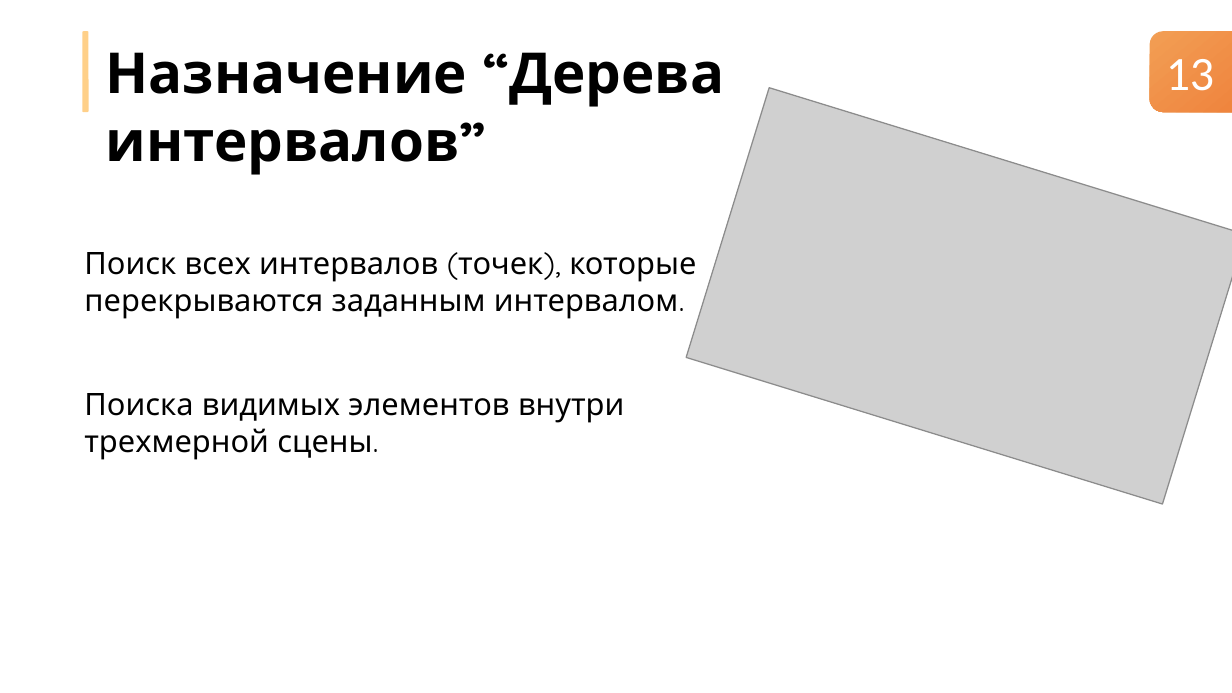
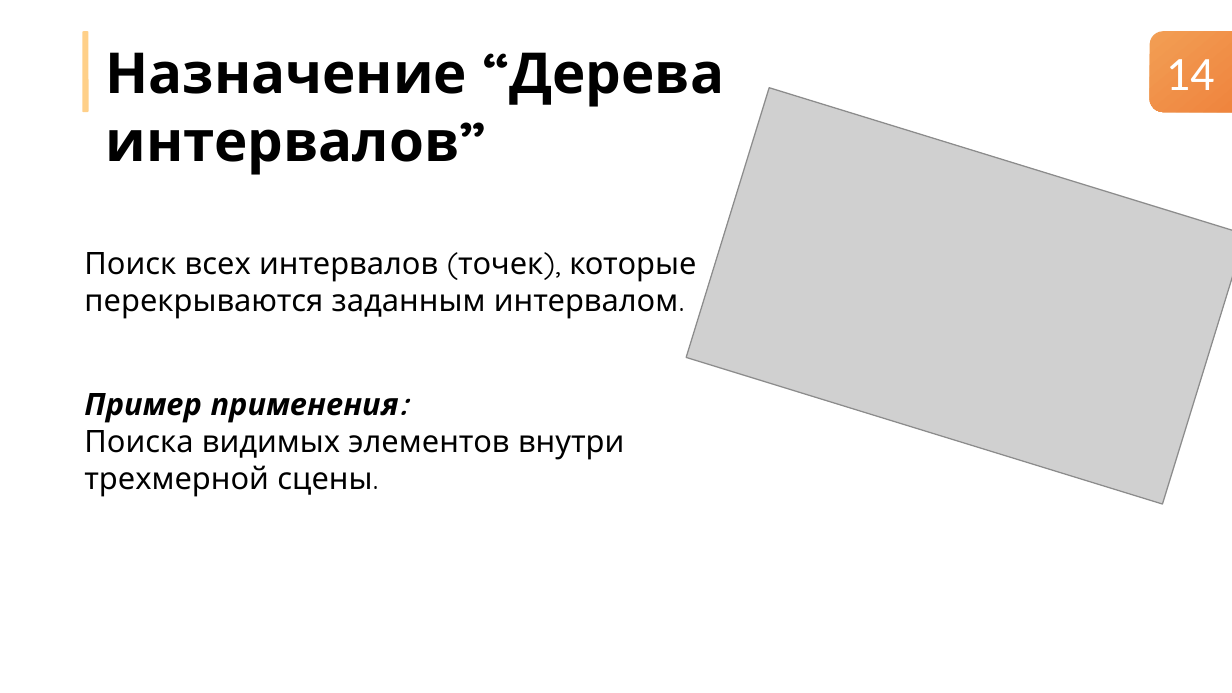
Before and after one commit to nikitachurganov/Interval-Tree, a slide deck: slide 14 of Дерево интервалов.pptx (slide 13 before the commit). Drawn at 1232x693 pixels with LibreOffice and Linux fonts; fonts in the diff are those of the drawing; grey boxes stand for pictures. Boxes give left, top, right and bottom in pixels: in the first picture for what was removed or moved away, otherwise in the second. Text is boxed around its words. In the diff, an @@ line names an element or a change of style, - is before the commit and + after.

```diff
--- a/Дерево интервалов.pptx
+++ b/Дерево интервалов.pptx
@@ text at (x1=1166, y1=59, x2=1214, y2=90): text changed @@
-13
+14
@@ text at (x1=84, y1=393, x2=399, y2=423): paragraph added @@
+Пример применения:
```
Also in this commit, not shown: 14 other slides changed, 2 slides added, 1 slide removed.
